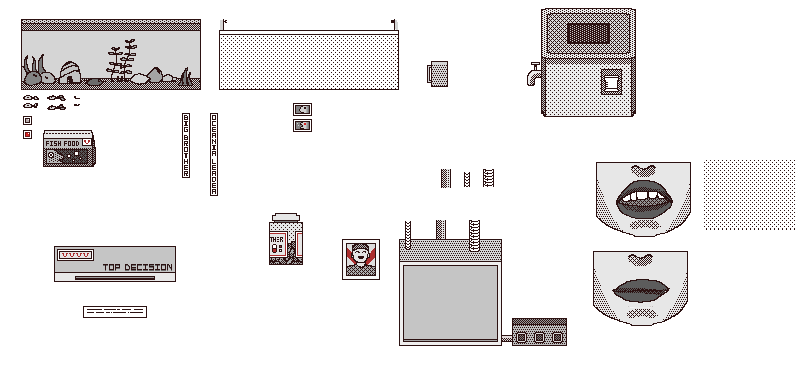
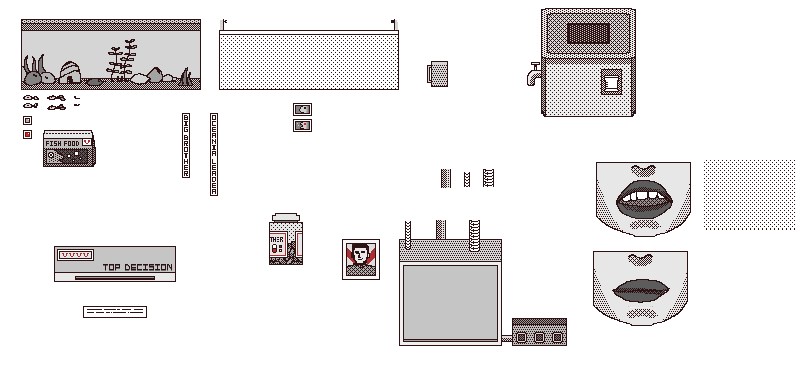
The second 804 × 373 image is a revision of the first. Changes to its layers:
painted on "Layer 57" over [left=348, top=243, right=371, bottom=267]
